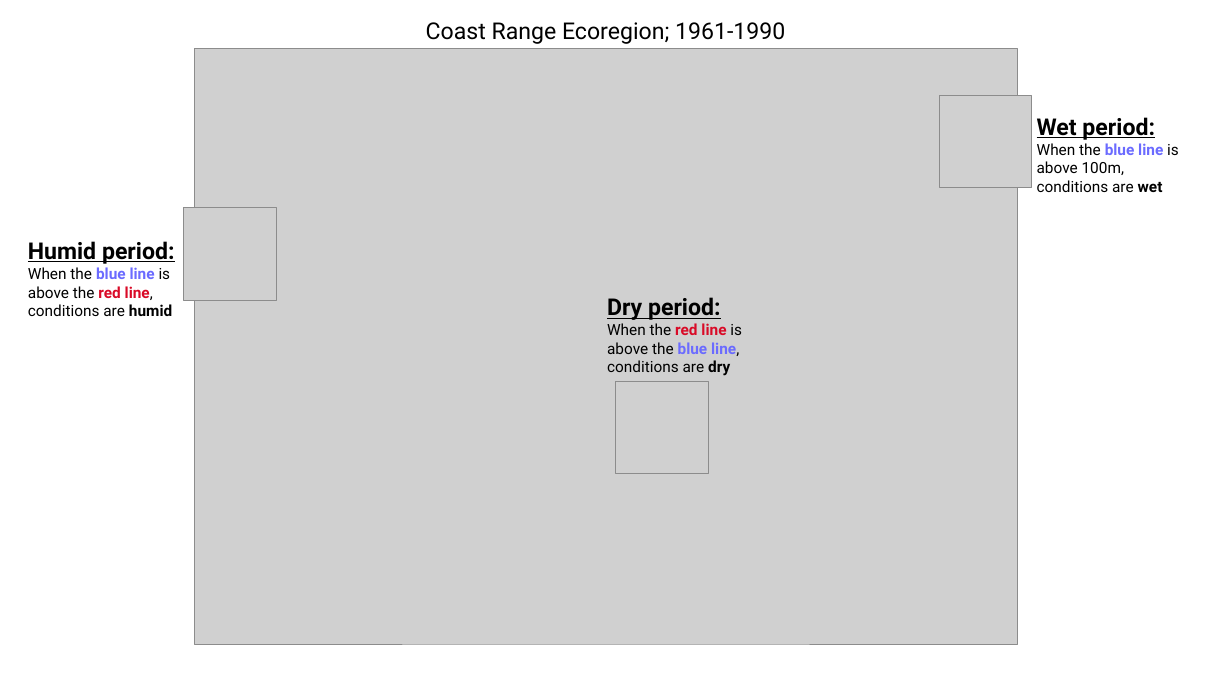
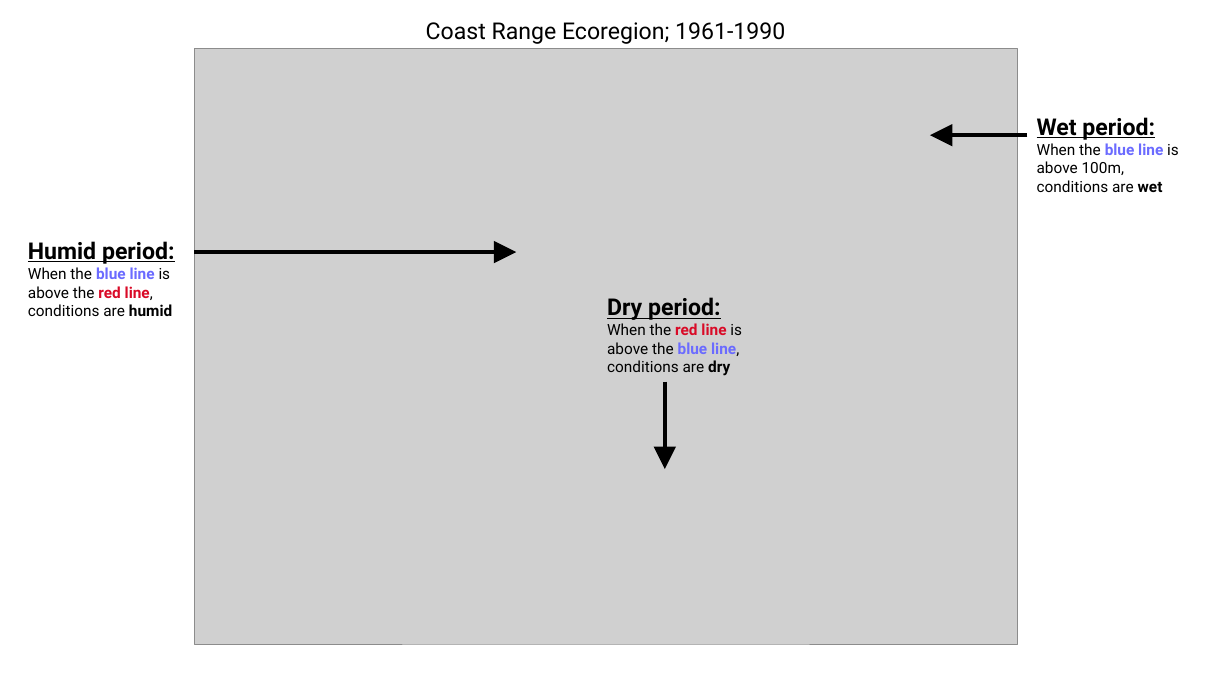
Before and after one commit to bcgov/climr-app, a slide deck: slide 4 of documentation/plot_info.pptx. Drawn at 1232x693 pixels with LibreOffice and Linux fonts; fonts in the diff are those of the drawing; grey boxes stand for pictures. Boxes give left, top, right and bottom in pixels: in the first picture for what was removed or moved away, otherwise in the second. Text is boxed around its words. In the diff, an @@ line names an element or a change of style, - is before the commit and + after.

```diff
--- a/documentation/plot_info.pptx
+++ b/documentation/plot_info.pptx
@@ picture removed at (940, 95, 1032, 188) @@
@@ arrow added from (1028, 135) to (931, 135), #000000 3.5 pt @@
@@ picture removed at (184, 208, 276, 300) @@
@@ arrow added from (194, 252) to (517, 252), #000000 3.5 pt @@
@@ picture removed at (616, 382, 709, 474) @@
@@ arrow added from (665, 382) to (665, 470), #000000 3.5 pt @@
```
Also in this commit, not shown: 3 other slides changed.
